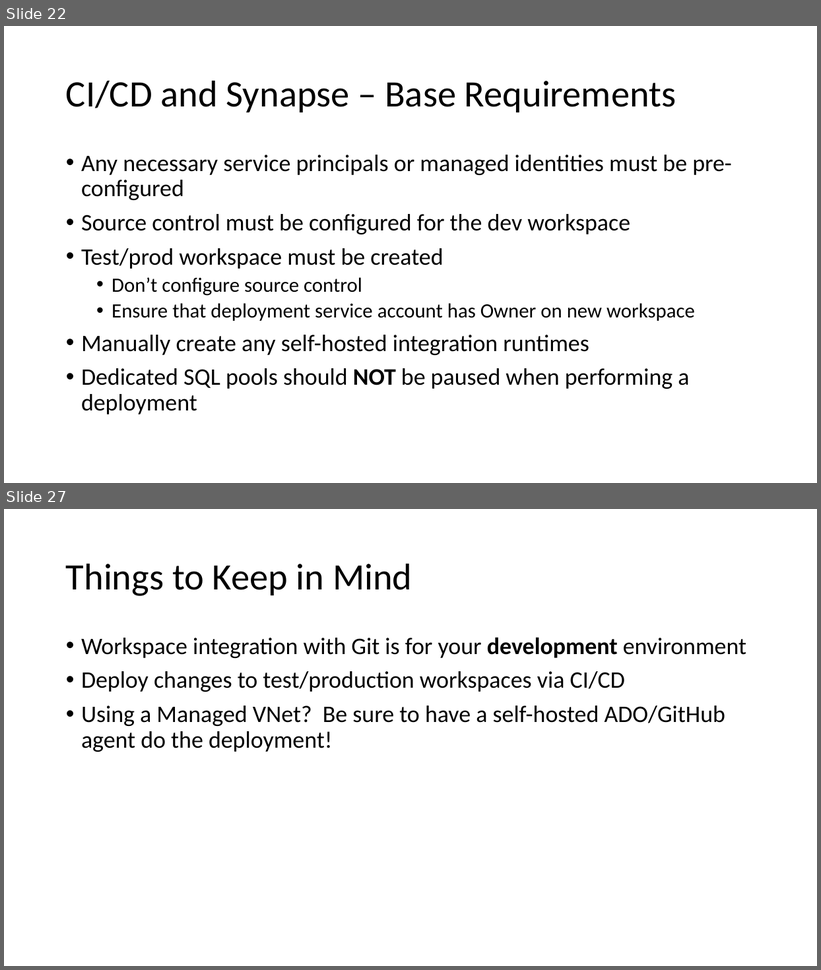
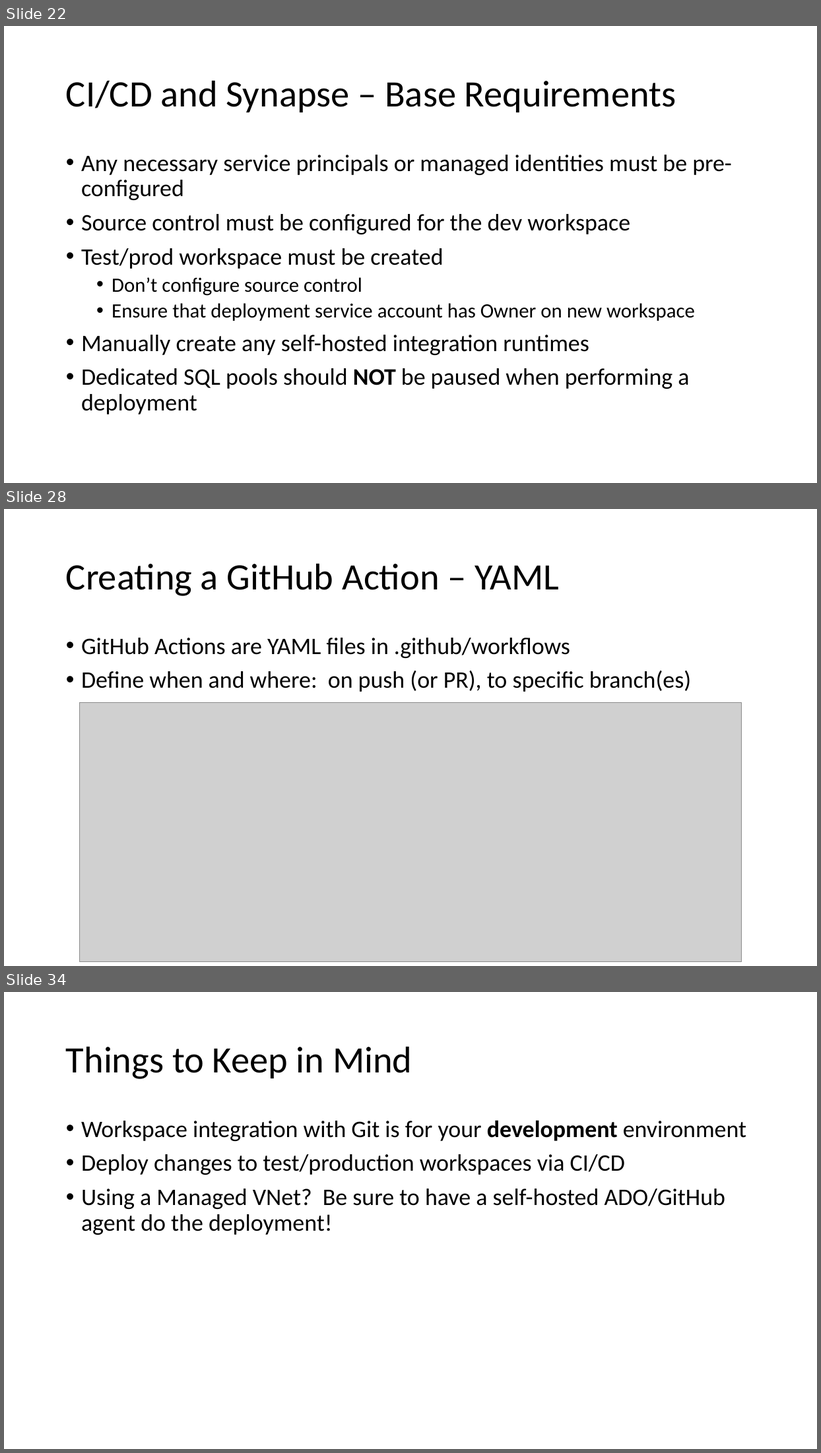
Before and after one commit to solliancenet/precon-synapse-power-bi, a slide deck: Slides/02 - Synapse Development.pptx. Shown one above the other, each under a label of ours: slides 22 and 27 before the commit, slides 22, 28 and 34 after it; the slides between them are not shown. The pictures are 821x970 and 821x1453 pixels, drawn with LibreOffice and Linux fonts; fonts in the diff are those of the drawing; grey boxes stand for pictures. Boxes give left, top, right and bottom in pixels: in the first picture for what was removed or moved away, otherwise in the second. Text is boxed around its words. In the diff, an @@ line names an element or a change of style, - is before the commit and + after.

```diff
--- a/Slides/02 - Synapse Development.pptx
+++ b/Slides/02 - Synapse Development.pptx
@@ slide 28 added at box(4, 509, 817, 966), background #FFFFFF @@
@@ title added at box(66, 563, 559, 596), 44 pt, text #000000 @@
+Creating a GitHub Action – YAML
@@ text added at box(81, 638, 691, 692), 28 pt, text #000000 @@
+• GitHub Actions are YAML files in .github/workflows
+• Define when and where: on push (or PR), to specific branch(es)
@@ picture added at box(80, 703, 741, 962) @@
@@ what was slide 27 is now slide 34 @@
```
Also in this commit, not shown: 3 slides changed, 7 other slides added, 1 slide removed, 1 other file.
